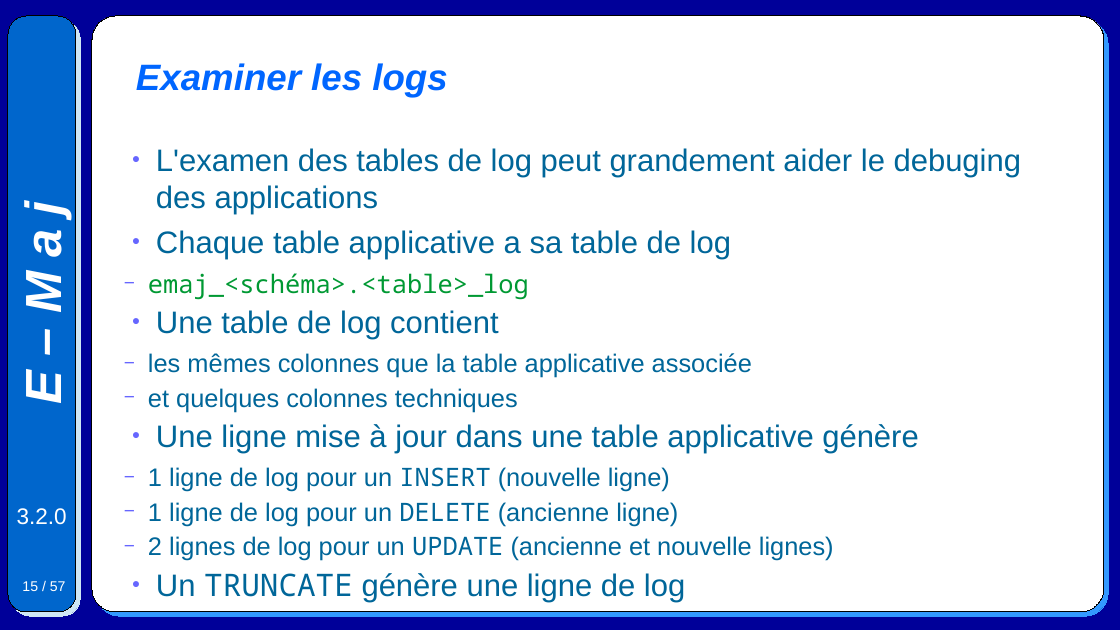
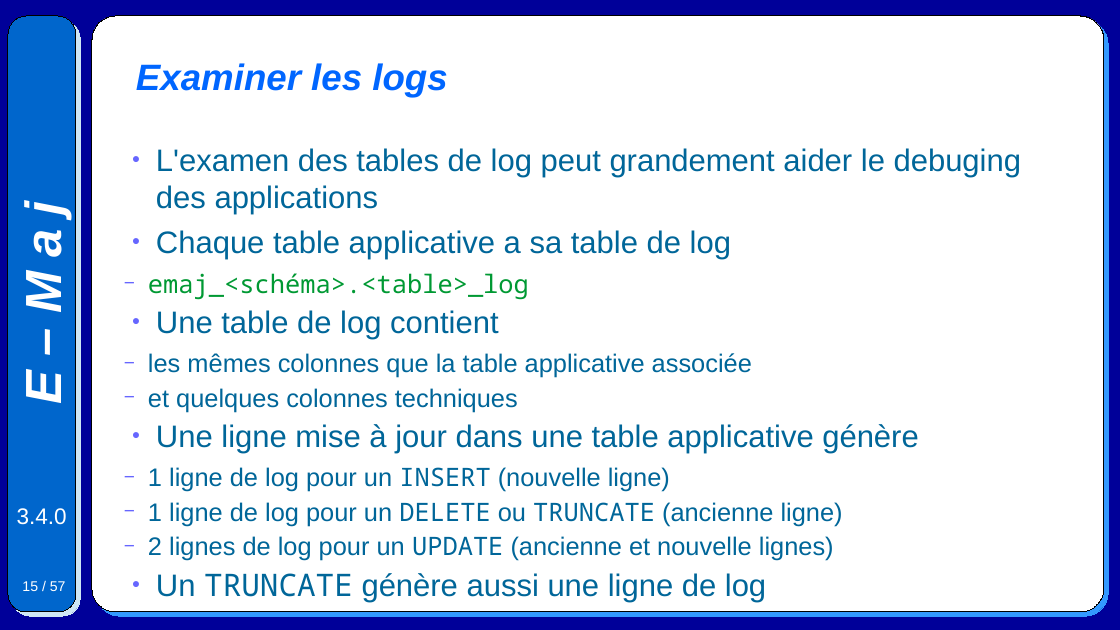
Before and after one commit to beaud76/emaj_doc, a slide deck: slide 15 of Emaj.devel_pres_fr.odp. Drawn at 1120x630 pixels with LibreOffice and Linux fonts; fonts in the diff are those of the drawing. Boxes give left, top, right and bottom in pixels: in the first picture for what was removed or moved away, otherwise in the second. Text is boxed around its words. In the diff, an @@ line names an element or a change of style, - is before the commit and + after.

```diff
--- a/Emaj.devel_pres_fr.odp
+++ b/Emaj.devel_pres_fr.odp
@@ text at (17,508,67,525): text changed @@
-3.2.0
+3.4.0
@@ text at (148,502,843,526): text changed @@
-  − 1 ligne de log pour un DELETE (ancienne ligne)
+  − 1 ligne de log pour un DELETE ou TRUNCATE (ancienne ligne)
@@ text at (156,573,766,602): text changed @@
-● Un TRUNCATE génère une ligne de log
+● Un TRUNCATE génère aussi une ligne de log
```
Also in this commit, not shown: 55 other slides changed, 5 other files.
